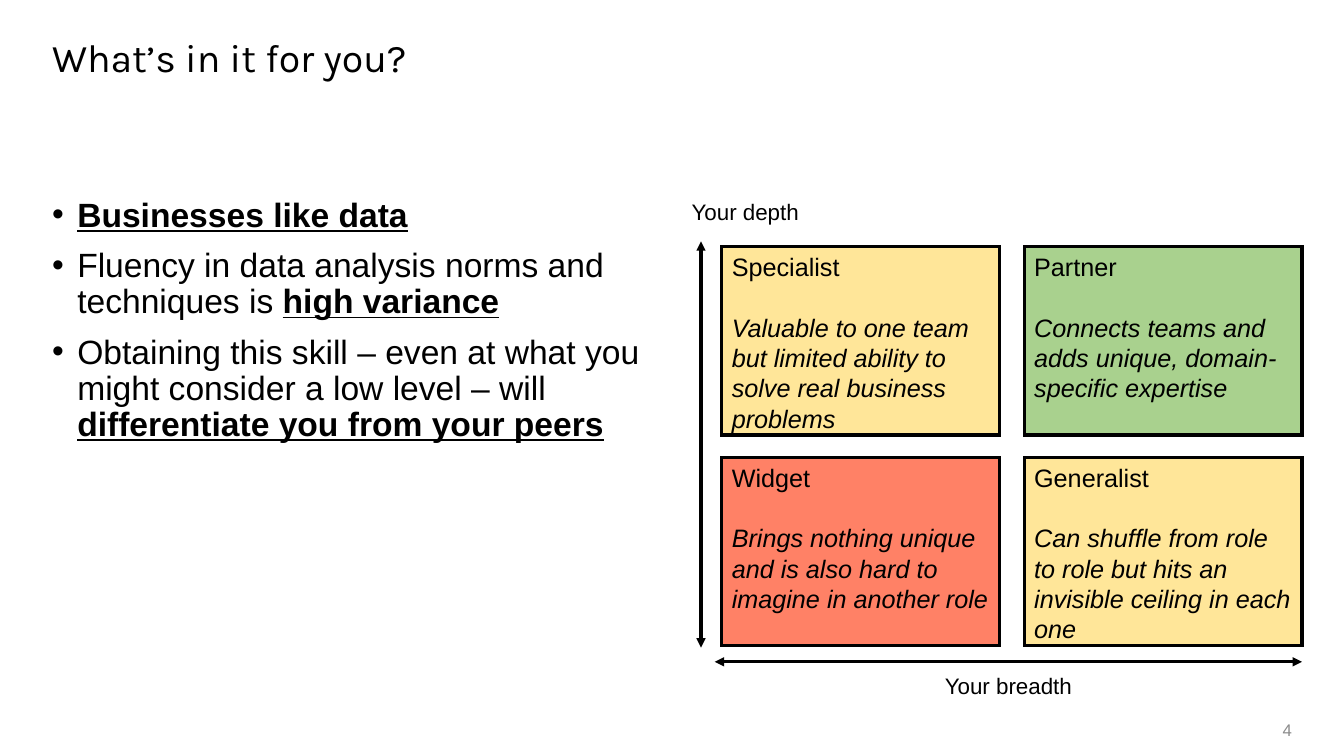
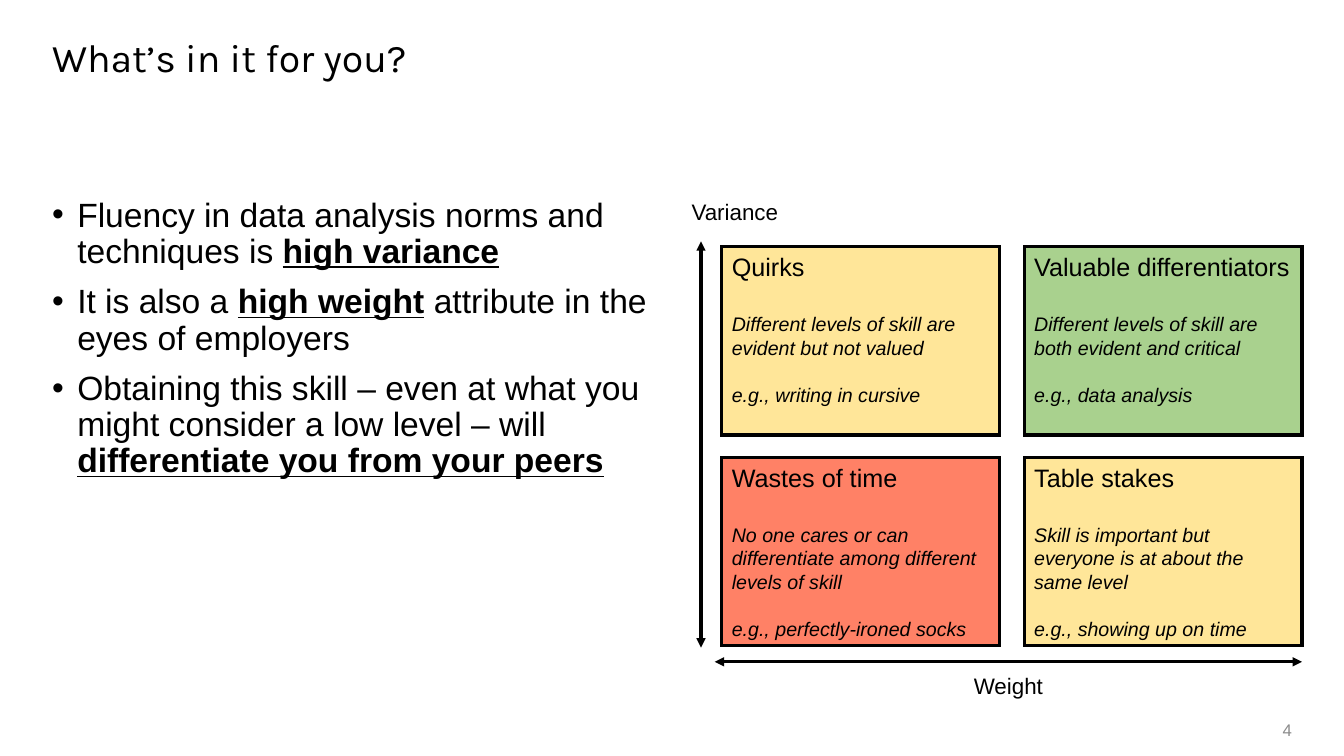
Before and after one commit to tobypenk/data-bootcamp, a slide deck: slide 4 of week 1/Session 1.pptx. Drawn at 1344x756 pixels with LibreOffice and Linux fonts; fonts in the diff are those of the drawing. Boxes give left, top, right and bottom in pixels: in the first picture for what was removed or moved away, otherwise in the second. Text is boxed around its words. In the diff, an @@ line names an element or a change of style, - is before the commit and + after.

```diff
--- a/week 1/Session 1.pptx
+++ b/week 1/Session 1.pptx
@@ text at (77,202,408,232): paragraph removed @@
-• Businesses like data
@@ text at (692,203,779,221): text changed @@
-Your depth
+Variance
@@ text in rectangle at (732,257,955,406): text changed; size 18 to 14 pt @@
-Specialist
-Valuable to one team but limited ability to solve real business problems
+Quirks
+Different levels of skill are evident but not valued
+e.g., writing in cursive
@@ text in rectangle at (1034,257,1289,406): text changed; size 18 to 14 pt @@
-Partner
-Connects teams and adds unique, domain-specific expertise
+Valuable differentiators
+Different levels of skill are both evident and critical
+e.g., data analysis
@@ text at (77,288,647,357): paragraph added @@
+• It is also a high weight attribute in the eyes of employers
@@ text in rectangle at (732,468,976,640): text changed; size 18 to 14 pt @@
-Widget
-Brings nothing unique and is also hard to imagine in another role
+Wastes of time
+No one cares or can differentiate among different levels of skill
+e.g., perfectly-ironed socks
@@ text in rectangle at (1034,468,1247,640): text changed; size 18 to 14 pt @@
-Generalist
-Can shuffle from role to role but hits an invisible ceiling in each one
+Table stakes
+Skill is important but everyone is at about the same level
+e.g., showing up on time
@@ text at (974,677,1043,699): text changed @@
-Your breadth
+Weight
```
Also in this commit, not shown: 4 other slides changed, 4 slides added, 9 slides removed, 1 other file.
